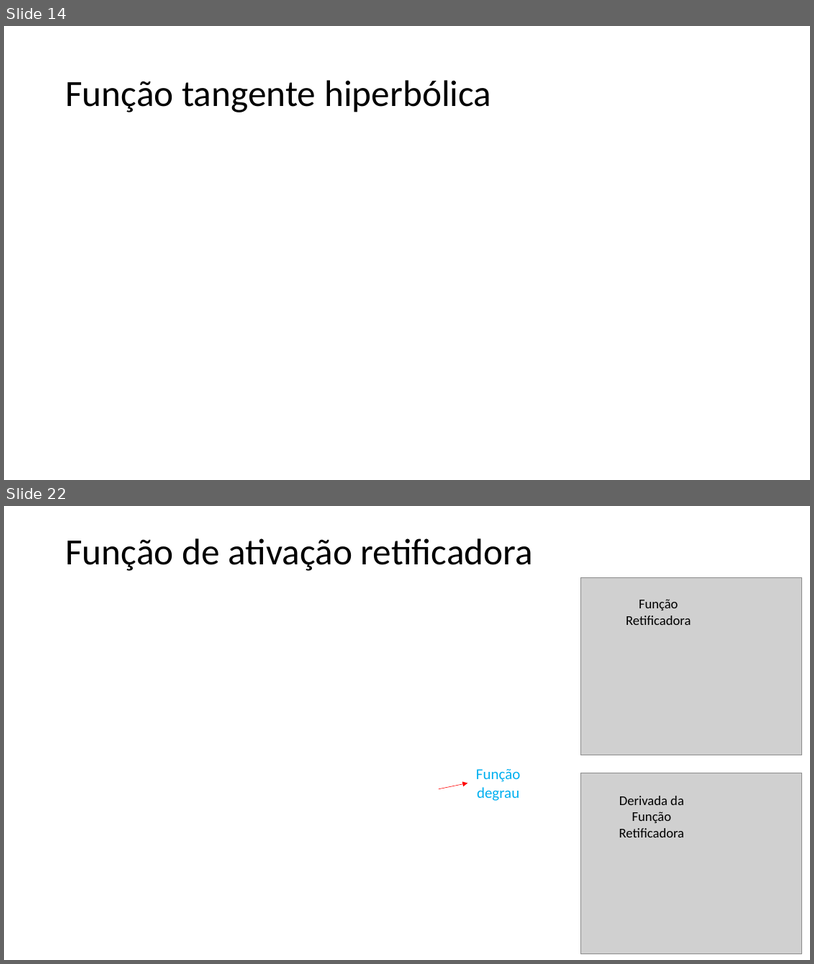
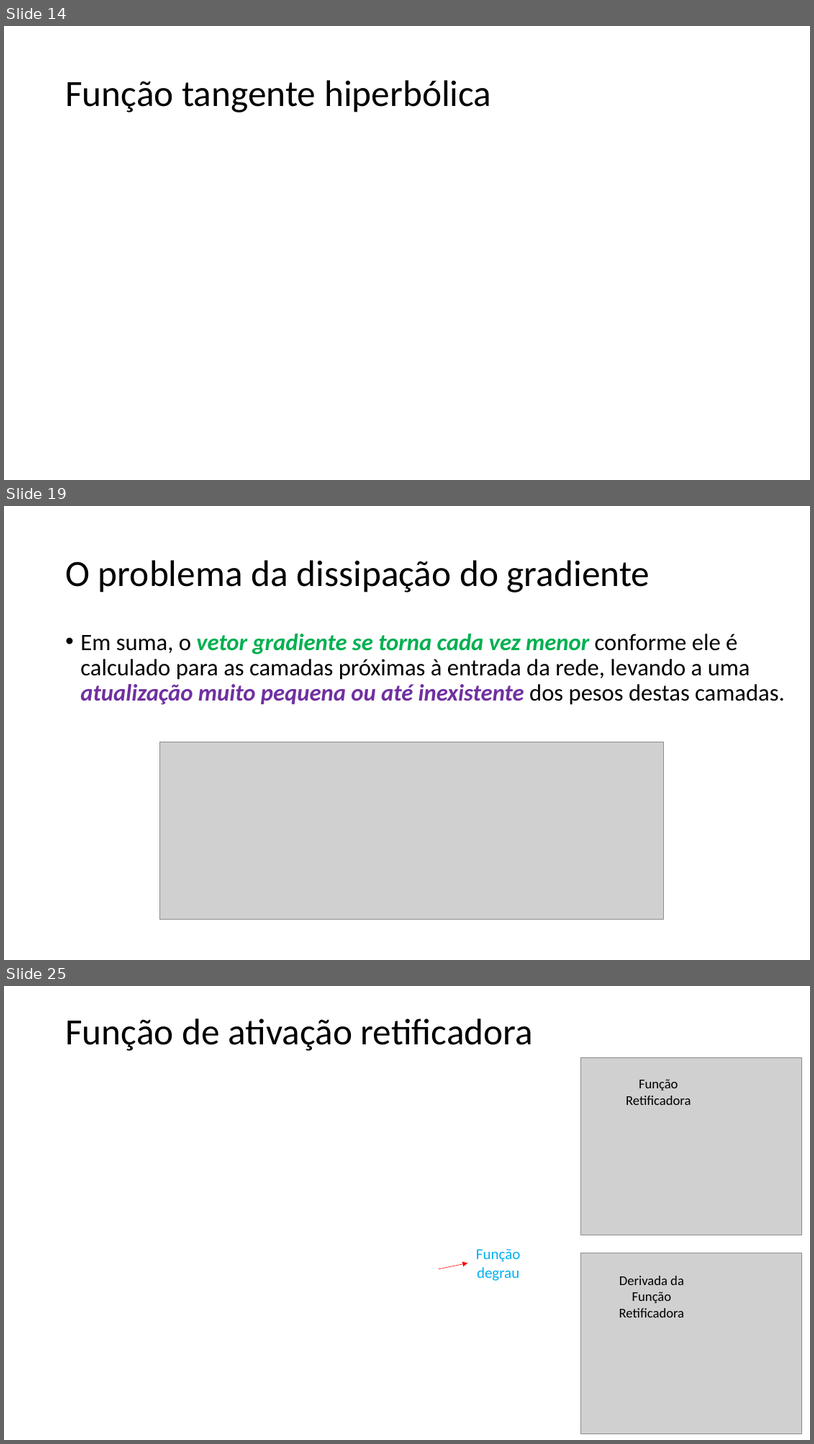
Before and after one commit to zz4fap/t320_aprendizado_de_maquina, a slide deck: slides/T320_Redes_Neurais_Artificiais (Parte II).pptx. Shown one above the other, each under a label of ours: slides 14 and 22 before the commit, slides 14, 19 and 25 after it; the slides between them are not shown. The pictures are 814x964 and 814x1444 pixels, drawn with LibreOffice and Linux fonts; fonts in the diff are those of the drawing; grey boxes stand for pictures. Boxes give left, top, right and bottom in pixels: in the first picture for what was removed or moved away, otherwise in the second. Text is boxed around its words. In the diff, an @@ line names an element or a change of style, - is before the commit and + after.

```diff
--- a/slides/T320_Redes_Neurais_Artificiais (Parte II).pptx
+++ b/slides/T320_Redes_Neurais_Artificiais (Parte II).pptx
@@ slide 19 added at box(4, 506, 810, 960), background #FFFFFF @@
@@ title added at box(65, 560, 651, 592), 44 pt, text #000000 @@
+O problema da dissipação do gradiente
@@ text added at box(80, 633, 785, 705), 28 pt, text #000000 @@
+• Em suma, o vetor gradiente se torna cada vez menor conforme ele é calculado para as camadas próximas à entrada da rede, levando a uma atualização muito pequena ou até inexistente dos pesos destas camadas.
@@ picture added at box(160, 742, 664, 919) @@
@@ what was slide 22 is now slide 25 @@
```
Also in this commit, not shown: 5 slides changed, 4 other slides added, 2 slides removed, 2 other files.
